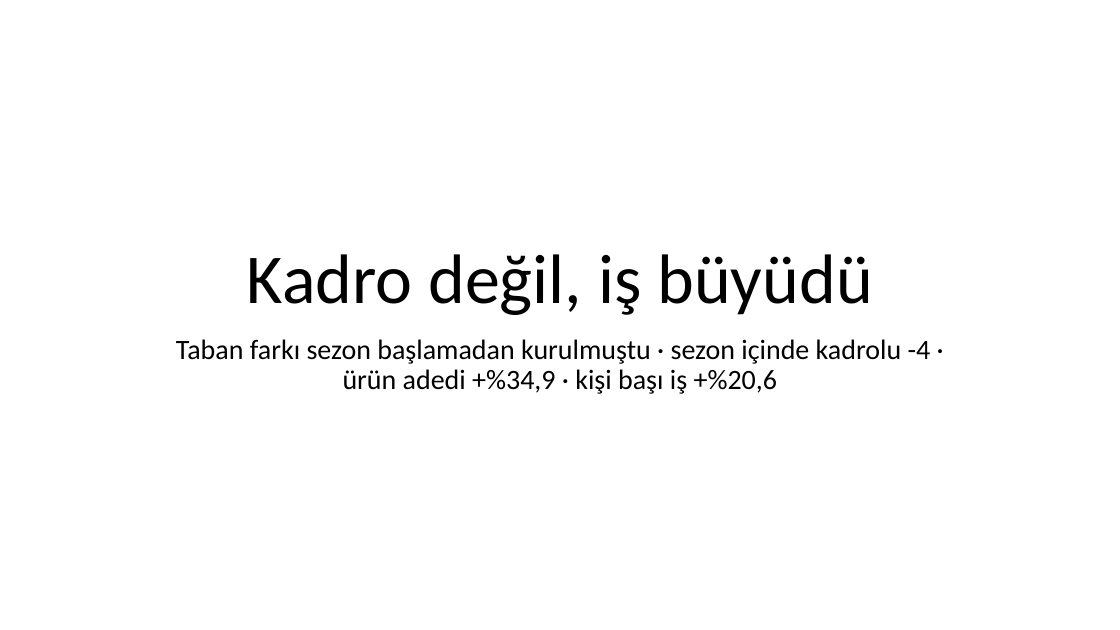
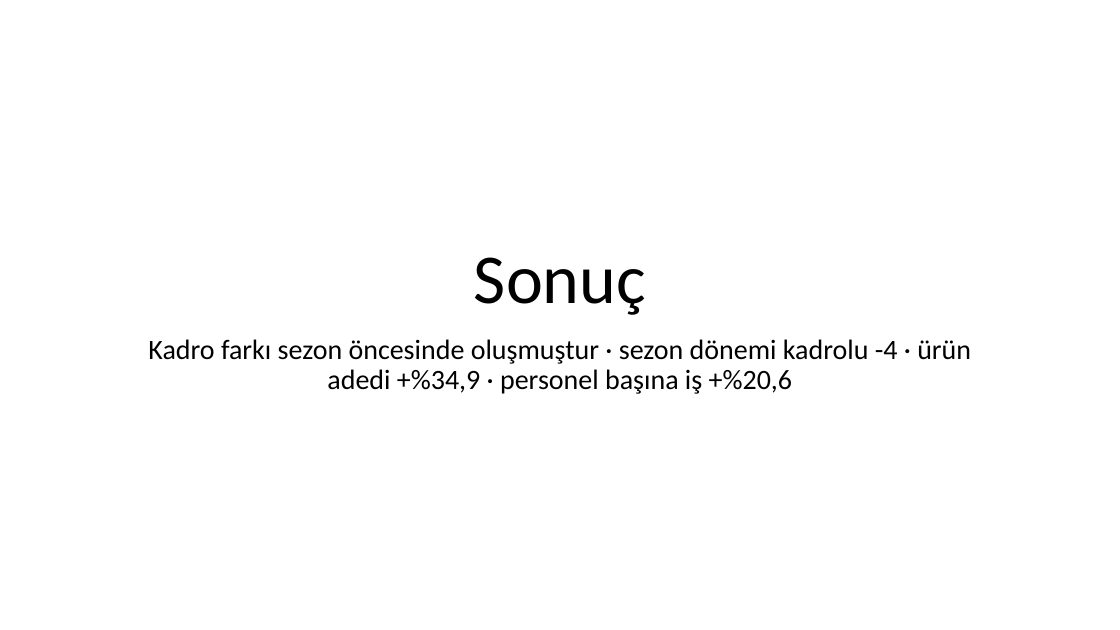
Before and after one commit to fikrierenn/pusula, a slide deck: slide 15 of briefings/sezon-kadro-20260902/sunum-kadro-sezon2026.pptx (slide 18 before the commit). Drawn at 1120x630 pixels with LibreOffice and Linux fonts; fonts in the diff are those of the drawing; background and template pictures are left out. Boxes give left, top, right and bottom in pixels: in the first picture for what was removed or moved away, otherwise in the second. Text is boxed around its words. In the diff, an @@ line names an element or a change of style, - is before the commit and + after.

```diff
--- a/briefings/sezon-kadro-20260902/sunum-kadro-sezon2026.pptx
+++ b/briefings/sezon-kadro-20260902/sunum-kadro-sezon2026.pptx
@@ title at (x1=474, y1=257, x2=646, y2=315): text changed @@
-Kadro değil, iş büyüdü
+Sonuç
@@ subtitle at (x1=148, y1=339, x2=971, y2=394): text changed @@
-Taban farkı sezon başlamadan kurulmuştu · sezon içinde kadrolu -4 · ürün adedi +%34,9 · kişi başı iş +%20,6
+Kadro farkı sezon öncesinde oluşmuştur · sezon dönemi kadrolu -4 · ürün adedi +%34,9 · personel başına iş +%20,6
```
Also in this commit, not shown: 14 other slides changed, 3 slides removed, 1 other file.
